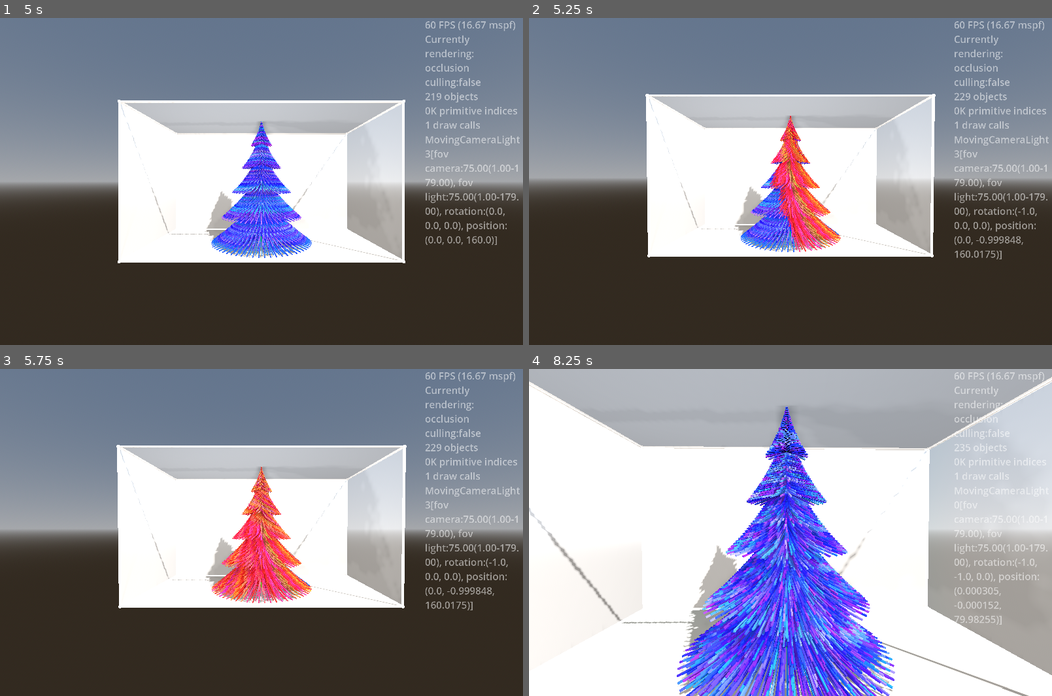
Above: before the commit, frames 1-4 (two rows, left to right).
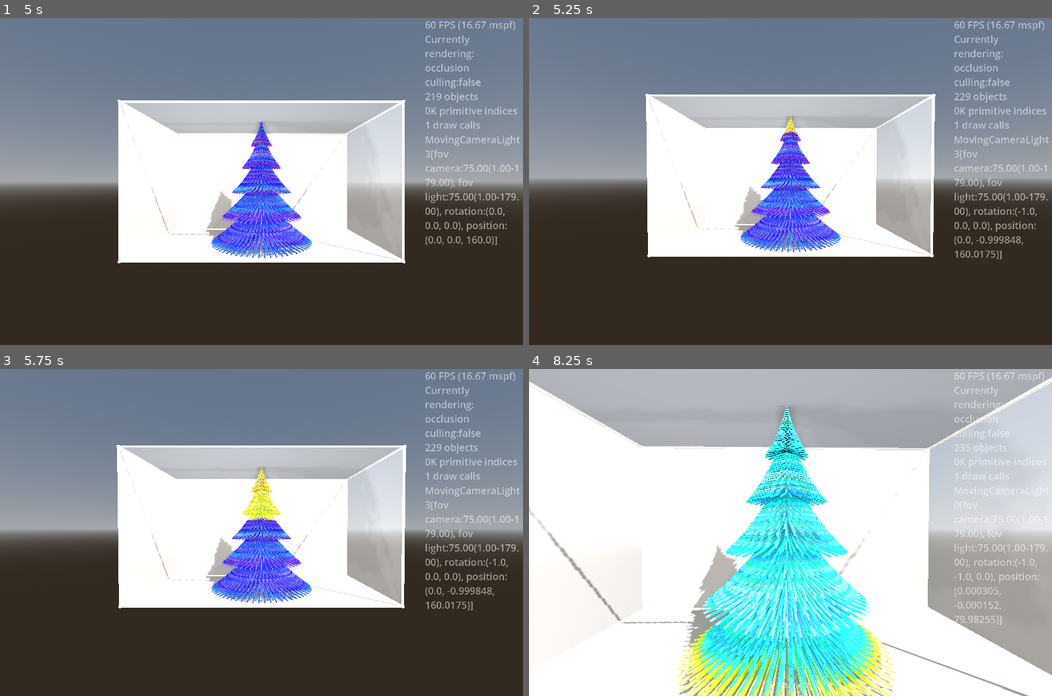
Above: after the commit, the same moments.

Repository: kasworld/gd4wintertree
Game: Godot game, scene res://main.tscn
The game is run twice, just before and just after one commit, with the same random seed, the same clock (stepped at 60 frames per second) and the same inputs.
Inputs (mouse positions are in pixels of both pictures, inside the frame that each line leads up to):
- Up to frame 1 (5 s): tap Enter at 0.5, 2.1, 4.35 s; move the mouse to (376, 165) at 0.52 s; hold Right 0.53-1.28 s; tap Q at 0.6, 2.85 s; click (376, 165) at 0.67 s; move the mouse to (156, 197) at 1.27 s; hold Down 1.28-2.03 s; tap E at 1.35, 3.6 s; move the mouse to (313, 109) at 2.02 s; hold Right 2.03-2.78 s; move the mouse to (235, 246) at 2.77 s; hold Up 2.78-3.53 s; click (235, 246) at 2.92 s; move the mouse to (418, 230) at 3.52 s; hold Left from 3.53 s (still down); move the mouse to (104, 132) at 4.27 s
- Up to frame 2 (5.25 s): move the mouse to (816, 181) at 5.02 s; release Left at 5.03 s; hold Down from 5.03 s (still down); tap Q at 5.1 s; click (816, 181) at 5.17 s
- Up to frame 3 (5.75 s): keep holding Down
- Up to frame 4 (8.25 s): move the mouse to (712, 450) at 5.77 s; release Down at 5.78 s; hold Right 5.78-6.53 s; tap one key every 0.75 s from 5.85 s: E Enter Q E; move the mouse to (905, 516) at 6.52 s; hold Up 6.53-7.28 s; move the mouse to (685, 548) at 7.27 s; hold Right 7.28-8.03 s; click (685, 548) at 7.42 s; move the mouse to (842, 460) at 8.02 s; hold Down from 8.03 s (still down)

Frame 1 is identical in both runs. In frame 2, 2.2% of the frame differs, in the area x 46-60%, y 29-72%; in frame 3, 3.3%; in frame 4, 17%, in the area x 28-70%, y 11-100%.

Commit message:
add CMYK color

Diff:
--- a/main.gd
+++ b/main.gd
@@ -54,22 +54,23 @@
 
 var line_tree_inst_index :Array
 var rgb_index :int = 0
+var rgb_data := [[0],[1],[2],[0,1],[1,2],[2,0], [0,1,2]]
 var change_count := 0
 func linetree_color_animate2() -> void:
 	var lines :MultiMeshShape = $LineTree.get_lines()
 	var a :Array = line_tree_inst_index[change_count]
-	var co :Color = RandomColor.rate_color([rgb_index])
+	var co :Color = RandomColor.rate_color(rgb_data[rgb_index])
 	for i in a:
 		lines.set_inst_color(i, co)
 	change_count +=1
 	if change_count >= line_tree_inst_index.size():
 		change_count = 0
 		rgb_index += 1
-		rgb_index %= 3
+		rgb_index %= rgb_data.size()
 
 func linetree_color_animate3() -> void:
 	var lines :MultiMeshShape = $LineTree.get_lines()
-	var co :Color = RandomColor.rate_color([rgb_index])
+	var co :Color = RandomColor.rate_color(rgb_data[rgb_index])
 	for a :Array in line_tree_inst_index:
 		var i = a.pop_front()
 		lines.set_inst_color(i, co)
@@ -78,7 +79,7 @@
 	if change_count >= line_tree_inst_index[-1].size():
 		change_count = 0
 		rgb_index += 1
-		rgb_index %= 3
+		rgb_index %= rgb_data.size()
 		if rgb_index == 0:
 			line_tree_inst_index = $LineTree.make_index_array()
 
